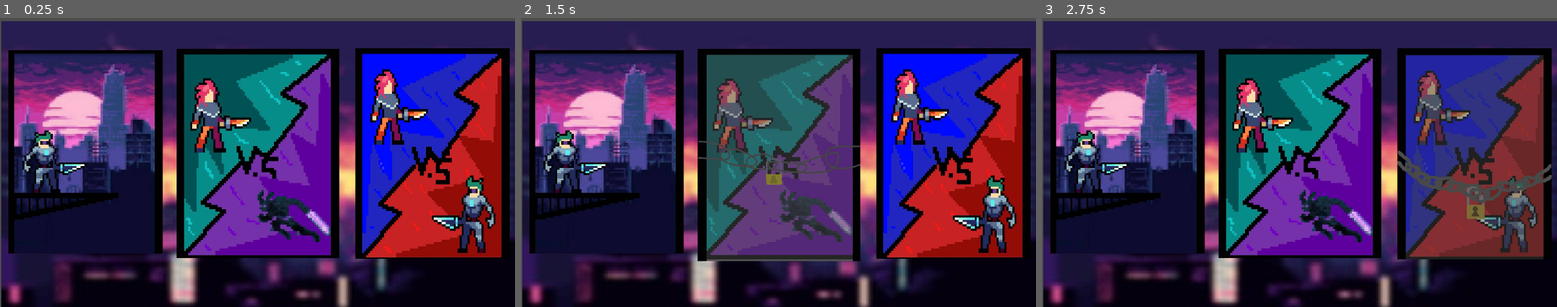
Above: before the commit, frames 1-3 (left to right).
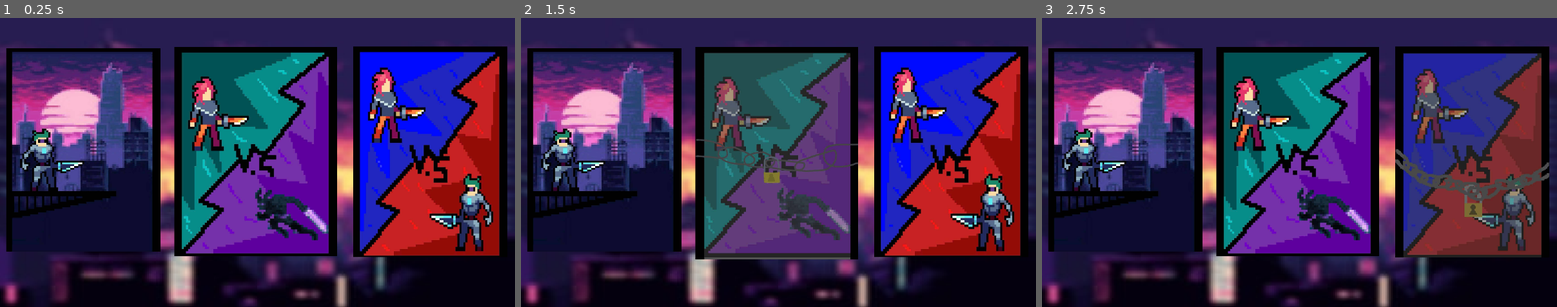
Above: after the commit, the same moments.

Repository: VinceAL-9/Mathfight
Game: Godot game, scene res://scenes/Whole game/Choose mode/mode_select.tscn
The game is run twice, just before and just after one commit, with the same random seed, the same clock (stepped at 60 frames per second) and the same inputs. This scene is started directly instead of the project's main scene.
Inputs (mouse positions are in pixels of both pictures, inside the frame that each line leads up to; where the layout moved, square brackets give the same spot in the first picture):
- Up to frame 1 (0.25 s): no input
- Up to frame 2 (1.5 s): click (603, 150) [608, 165] at 0.5 s; click (778, 150) [783, 191] at 1.25 s
- Up to frame 3 (2.75 s): click (1474, 150) [1484, 171] at 2 s

The runs differ from the first frame. In frame 1, 24% of the frame differs, in the area x 0-100%, y 0-100%; in frame 2, 23%; in frame 3, 23%.

Commit message:
Minor changes to some scenes
Minor change to mode select and repositioned reset input function to execute at the very top

Diff:
--- a/scenes/Whole game/Choose mode/mode_select.tscn
+++ b/scenes/Whole game/Choose mode/mode_select.tscn
@@ -16,22 +16,19 @@
 anchors_preset = 15
 anchor_right = 1.0
 anchor_bottom = 1.0
-offset_left = 5.0
-offset_top = 4.0
 offset_right = 5.0
 offset_bottom = 4.0
 grow_horizontal = 2
 grow_vertical = 2
 script = ExtResource("1_tfdo1")
-metadata/_edit_lock_ = true
 
 [node name="Panel" type="Panel" parent="."]
 layout_mode = 1
 anchors_preset = 15
 anchor_right = 1.0
 anchor_bottom = 1.0
-offset_left = -2.0
-offset_top = 3.0
+offset_left = -5.0
+offset_top = -4.0
 offset_right = -2.0
 offset_bottom = 3.0
 grow_horizontal = 2
@@ -46,8 +43,8 @@
 anchor_bottom = 0.12
 offset_left = 14.0
 offset_top = 68.0
-offset_right = 1098.36
-offset_bottom = 1865.24
+offset_right = 1053.36
+offset_bottom = 1650.24
 scale = Vector2(0.307881, 0.274761)
 texture_normal = ExtResource("3_0onc7")
 
@@ -58,8 +55,8 @@
 anchor_bottom = 0.12
 offset_left = 390.0
 offset_top = 65.0
-offset_right = 1474.36
-offset_bottom = 1862.24
+offset_right = 1429.36
+offset_bottom = 1371.24
 scale = Vector2(0.325062, 0.339102)
 texture_normal = ExtResource("4_tfdo1")
 texture_hover = ExtResource("5_we06t")
@@ -71,8 +68,8 @@
 anchor_bottom = 0.12
 offset_left = 790.0
 offset_top = 64.0
-offset_right = 1994.36
-offset_bottom = 1601.24
+offset_right = 1829.36
+offset_bottom = 1360.24
 scale = Vector2(0.308319, 0.343731)
 texture_normal = ExtResource("6_0onc7")
 texture_hover = ExtResource("7_sxdyp")
--- a/scripts/Whole game/Choose mode/campaign/Core gameplay/game.gd
+++ b/scripts/Whole game/Choose mode/campaign/Core gameplay/game.gd
@@ -46,14 +46,15 @@
 
 func _on_timer_for_solving_timeout() -> void:
 	if problem_active and not has_answered: # prevent double triggers if answer was already given
+		# RESET the keyboard
+		keyboard.reset_input()
+
 		anim.play("enemy_attack") # play the animation with a bit of delay to sync with damage
 		await get_tree().create_timer(1.5).timeout
 
 		player_health -= 10
 		update_health_ui()
 
-		# RESET the keyboard
-		keyboard.reset_input()
 
 		if player_health <= 0:
 			anim.play("player_death") # death animation for player
